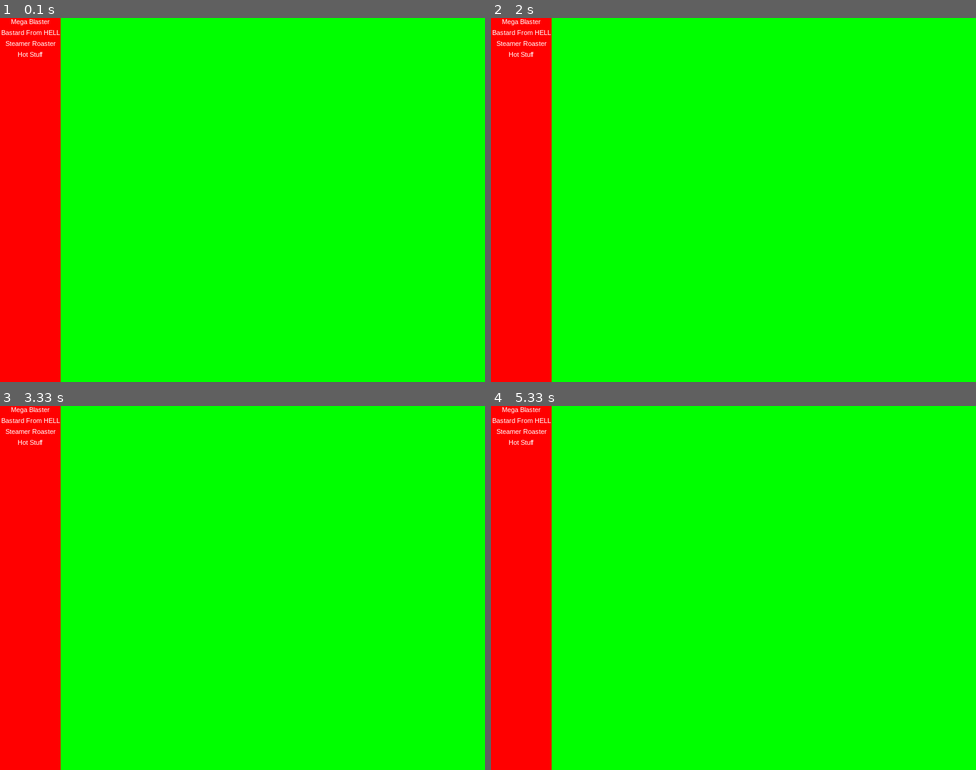
Above: before the commit, frames 1-4 (two rows, left to right).
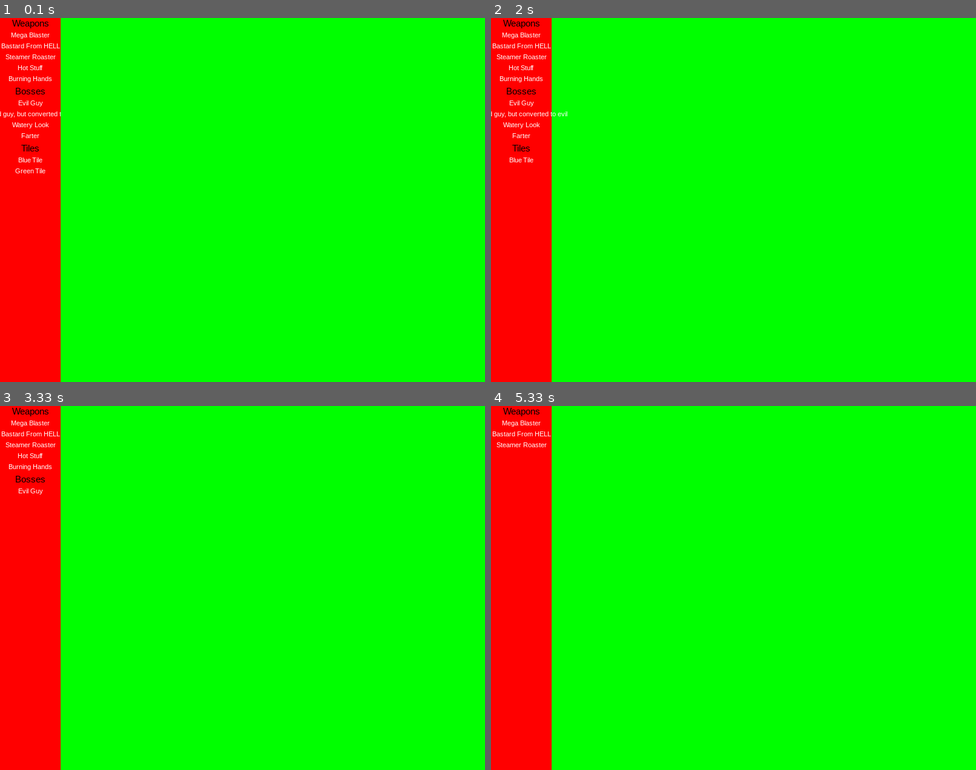
Above: after the commit, the same moments.

Repository: sabren/blaze
Game: pygame game, started from pyweek2/leveleditor/core/main.py
The game is run twice, just before and just after one commit, with the same random seed, the same clock (stepped at 60 frames per second) and the same inputs. The source is Python 2; it was converted automatically to run under Python 3.
Inputs (mouse positions are in pixels of both pictures, inside the frame that each line leads up to):
- Up to frame 1 (0.1 s): no input
- Up to frame 2 (2 s): click (520, 36) at 0.38 s; hold Right 0.67-1.13 s; move the mouse to (714, 214) at 0.7 s; click (520, 47) at 1.22 s; hold Up 1.5-1.8 s; move the mouse to (617, 203) at 1.53 s; click (520, 112) at 1.88 s
- Up to frame 3 (3.33 s): hold Right 2.17-2.63 s; move the mouse to (92, 675) at 2.2 s; click (29, 446) at 3.28 s
- Up to frame 4 (5.33 s): hold Down 3.57-3.87 s; move the mouse to (607, 453) at 3.6 s; click (529, 511) at 3.95 s; hold Left 4.23-4.63 s; move the mouse to (558, 577) at 4.27 s; click (520, 456) at 5.12 s

The runs differ from the first frame. In frame 1, 0.9% of the frame differs, in the area x 0-13%, y 0-43%; in frame 2, 0.8%; in frame 3, 0.6%; in frame 4, 0.4%.

Commit message:
First menu attempt. Added over_coordinates in Menu and redefined over_image to use it.

Diff:
--- a/pyweek2/leveleditor/core/main.py
+++ b/pyweek2/leveleditor/core/main.py
@@ -1,13 +1,13 @@
 import pygame, eventnet.driver, sys, states
 from view import LEView
 from leveleditor.data.config import get_config
-from leveleditor.data.objects import get_objects
+from leveleditor.data.objects import get_grouped_objects
 
 
 class LevelEditor:
     def __init__(self):
         self.config = get_config()
-        self.objects = get_objects()
+        self.objects = get_grouped_objects()
         self.locations = {}
     def locate(self,what,where):
         if what not in self.objects: raise Exception("Invalid object")
--- a/pyweek2/leveleditor/core/object.py
+++ b/pyweek2/leveleditor/core/object.py
@@ -1,16 +1,22 @@
-import pygame
+import pygame, os
 
 class GameObject:
-    def __init__(self,name=None,sprite=None):
+    def __init__(self,name=None,sprite=None,group=None):
         self.name = name
         self.sprite = sprite
+        self.group = group
         self.font = pygame.font.SysFont('Arial', 11)
-    def render(self,screen,toolbar_rect,x,y):
+    def render(self,screen,toolbar_rect,x,y,sprite):
+        if os.path.exists(sprite):
+            icon = pygame.image.load(sprite).convert()
+            x = (toolbar_rect.width/2)-(icon.get_width()/2)
+            screen.blit(icon, (x,y))
+            y += icon.get_height()+5
         img = self.font.render(self.name, True, (255,255,255))
         x = (toolbar_rect.width/2)-(img.get_width()/2)
         screen.blit(img, (x,y))
         y += img.get_height()+5
         pygame.display.flip()
-        return [x,y]
+        return [x,y,img.get_width(),img.get_height()]
     def __repr__(self):
-        return self.name
+        return self.names
--- a/pyweek2/leveleditor/core/view.py
+++ b/pyweek2/leveleditor/core/view.py
@@ -1,5 +1,5 @@
-import pygame, eventnet.driver
-from states import State
+import pygame, eventnet.driver, os
+from states import State,Menu
 
 class LEView(eventnet.driver.Subscriber):
     def __init__(self,leveleditor):
@@ -33,22 +33,41 @@
         self.screen.fill((0,255,0),r)
         pygame.display.flip()
 
-class LEToolbar(State):
+class LEToolbar(Menu):
     def __init__(self,screen,config,objects):
         State.__init__(self,screen)
         self.config = config
         self.objects = objects
+        self.object_positions = []
         self.objects_rendered = False
+        self.rect = pygame.Rect(0,0,100,600)
+        self.title_font = pygame.font.SysFont('Arial', 15)
+        self.draw_items()
+
+    def draw_items(self):
+        self.screen.fill((255,0,0),self.rect)
+        x = 0
+        y = 0
+        for group,objects_in_group in self.objects.iteritems():
+            img = self.title_font.render(group, True, (0,0,0))
+            x = (self.rect.width/2)-(img.get_width()/2)
+            self.screen.blit(img, (x,y))
+            y += img.get_height()+5
+            w = img.get_width()
+            h = img.get_height()
+            self.object_positions.append(((x,y),w,h))
+            for object in objects_in_group:
+                x,y,w,h = object.render(self.screen,self.rect,x,y,os.path.join(self.config['sprites_path'],object.sprite))
+                self.object_positions.append(((x,y),w,h))
+        pygame.display.flip()
+
     def tick(self):
-        if not self.objects_rendered:
-            r = pygame.Rect(0,0,100,600)
-            self.screen.fill((255,0,0),r)
-            x = 0
-            y = 0
-            for object in self.objects:
-                x,y = object.render(self.screen,r,x,y)
-            pygame.display.flip()
-            self.objects_rendered = True
+        dirty = False
+        for top_left,width,height in self.object_positions:
+            if self.over_coordinates(width,height,top_left):
+                self.screen.fill((0,0,0),self.rect)
+                dirty = True
+        if dirty: self.draw_items()
 
 class LEState(State):
     def __init__(self,screen,config,objects):
--- a/pyweek2/leveleditor/data/config.py
+++ b/pyweek2/leveleditor/data/config.py
@@ -1,6 +1,6 @@
 def get_config():
     dc = {
-        'sprites_path':'/base/sprite/path',
+        'sprites_path':'leveleditor/data',
         'screen_size':'800x600',
         'sprite_size':50,
         'tile_size':10
--- a/pyweek2/leveleditor/data/objects.py
+++ b/pyweek2/leveleditor/data/objects.py
@@ -1,22 +1,67 @@
 from object import GameObject
+
+def get_grouped_objects():
+    groups = {}
+    for object in get_objects():
+        groups.setdefault(object.group,[]).append(object)
+    return groups
 
 def get_objects():
     objects = []
 
     name = 'Mega Blaster'
-    sprite = '/relative/path/to/sprite'
-    objects.append(GameObject(name,sprite))
+    group = 'Weapons'
+    sprite = 'blaster.png'
+    objects.append(GameObject(name,sprite,group))
 
     name = 'Bastard From HELL'
-    sprite = '/relative/path/to/sprite'
-    objects.append(GameObject(name,sprite))
-
+    group = 'Weapons'
+    sprite = 'bastard.png'
+    objects.append(GameObject(name,sprite,group))
 
     name = 'Steamer Roaster'
+    group = 'Weapons'
     sprite = '/relative/path/to/sprite'
-    objects.append(GameObject(name,sprite))
+    objects.append(GameObject(name,sprite,group))
 
     name = 'Hot Stuff'
+    group = 'Weapons'
     sprite = '/relative/path/to/sprite'
-    objects.append(GameObject(name,sprite))
+    objects.append(GameObject(name,sprite,group))
+
+    name = 'Burning Hands'
+    group = 'Weapons'
+    sprite = '/relative/path/to/sprite'
+    objects.append(GameObject(name,sprite,group))
+
+    name = 'Evil Guy'
+    group = 'Bosses'
+    sprite = '/relative/path/to/sprite'
+    objects.append(GameObject(name,sprite,group))
+
+    name = 'Good guy, but converted to evil'
+    group = 'Bosses'
+    sprite = '/relative/path/to/sprite'
+    objects.append(GameObject(name,sprite,group))
+
+    name = 'Watery Look'
+    group = 'Bosses'
+    sprite = '/relative/path/to/sprite'
+    objects.append(GameObject(name,sprite,group))
+
+    name = 'Farter'
+    group = 'Bosses'
+    sprite = '/relative/path/to/sprite'
+    objects.append(GameObject(name,sprite,group))
+
+    name = 'Blue Tile'
+    group = 'Tiles'
+    sprite = '/relative/path/to/sprite'
+    objects.append(GameObject(name,sprite,group))
+
+    name = 'Green Tile'
+    group = 'Tiles'
+    sprite = '/relative/path/to/sprite'
+    objects.append(GameObject(name,sprite,group))
+
     return objects
--- a/pyweek2/states.py
+++ b/pyweek2/states.py
@@ -46,13 +46,14 @@
         self.screen = screen
         self.options = options
 
-    def over_image(self, image, top_left):
+    def over_coordinates(self, width, height, top_left):
         '''
-        Method to check if the mouse is over an image
+        Method to check if the mouse is in a certain position
         '''
         ms_pos = pygame.mouse.get_pos()
-        bottom_right = (top_left[0]+image.get_width(),
-                        top_left[1]+image.get_height())
+        print ms_pos
+        bottom_right = (top_left[0]+width,
+                        top_left[1]+height)
         if ms_pos[0] > top_left[0] and ms_pos[0] < bottom_right[0]:
             x = True
         else:
@@ -65,6 +66,12 @@
             return True
         else:
             return False
+
+    def over_image(self, image, top_left):
+        '''
+        Method to check if the mouse is over an image
+        '''
+        return self.over_coordinates(image.get_width(),image.get_height(),top_left)
 
     def tick(self):
         self.screen.fill((0,0,0))
